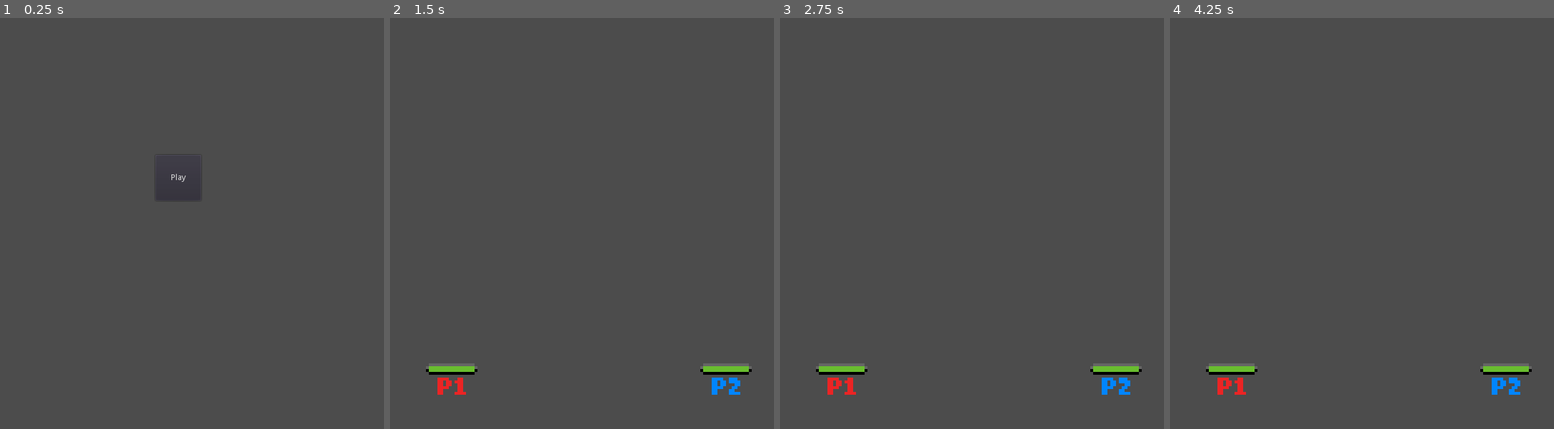
Above: before the commit, frames 1-4 (left to right).
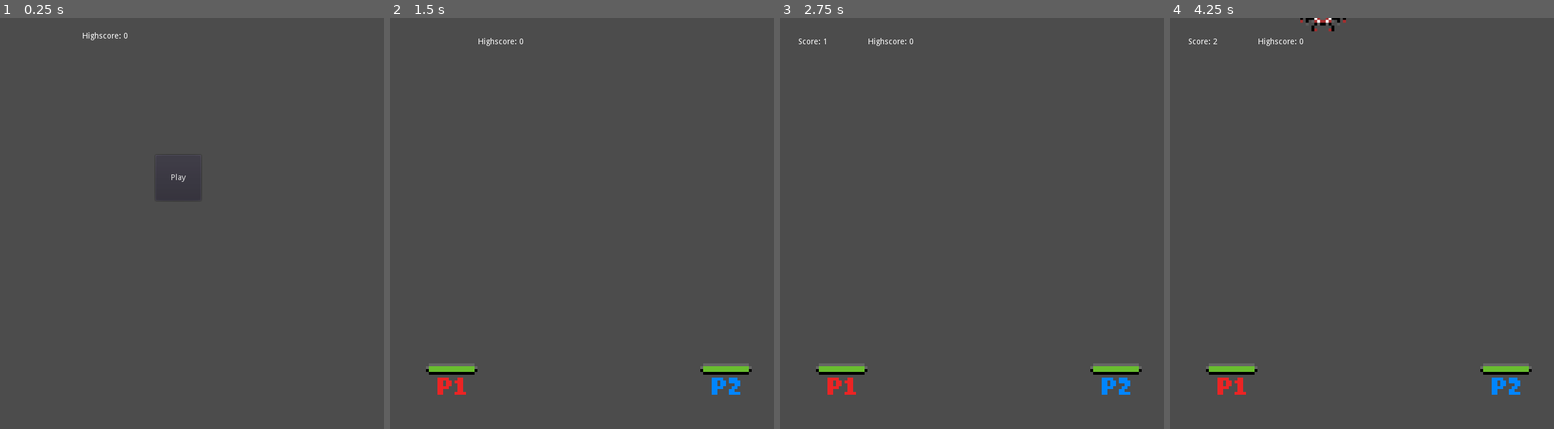
Above: after the commit, the same moments.

Repository: OscarThoft/arkadeofficial
Game: Godot game, scene res://scenes/HomeScreen.tscn
Two runs of this game, one before a commit and one after it. Both use one fixed random seed, a clock stepped at 60 frames per second and the inputs below.
Inputs:
- Up to frame 1 (0.25 s): no input
- Up to frame 2 (1.5 s): click "Play" at 0.5 s; click "START" at 1.25 s
- Up to frame 3 (2.75 s): tap Enter at 2 s
- Up to frame 4 (4.25 s): tap Space at 2.75 s

The runs differ from the first frame. In frame 1, less than 0.1% of the frame differs, in the area x 21-34%, y 3-6%; in frame 2, less than 0.1%; in frame 3, 0.1%; in frame 4, 0.3%, in the area x 4-46%, y 0-7%.
Error before the commit: Parse Error: The identifier "stats" isn't declared in the current scope. (res://scripts/Level.gd:26)

Commit message:
u8ifuj
hy8ti7

Diff:
--- a/Godot_mysql_secure/Singletons/colorState.gd
+++ b/Godot_mysql_secure/Singletons/colorState.gd
@@ -2,6 +2,13 @@
 
 var color1
 var color2
+
+var highscore = 0
+
+func highscoreUpdate(score):
+	if score > highscore:
+		highscore = score
+
 
 func color1Change(color):
 	color1 = color
--- a/Godot_mysql_secure/Singletons/stats.gd
+++ b/Godot_mysql_secure/Singletons/stats.gd
@@ -1,7 +1 @@
 extends Node
-
-var highscore
-
-func highscoreUpdate(score):
-	if score > highscore:
-		highscore = score
--- a/Godot_mysql_secure/scenes/HomeScreen.tscn
+++ b/Godot_mysql_secure/scenes/HomeScreen.tscn
@@ -1,6 +1,7 @@
-[gd_scene load_steps=2 format=2]
+[gd_scene load_steps=3 format=2]
 
 [ext_resource path="res://scripts/HomeScreen.gd" type="Script" id=1]
+[ext_resource path="res://scenes/UI.tscn" type="PackedScene" id=2]
 
 [node name="HomeScreen" type="CanvasLayer"]
 script = ExtResource( 1 )
@@ -12,4 +13,6 @@
 margin_bottom = 320.0
 text = "Play"
 
+[node name="UI" parent="." instance=ExtResource( 2 )]
+
 [connection signal="pressed" from="Play" to="." method="_on_Play_pressed"]
--- a/Godot_mysql_secure/scenes/UI.tscn
+++ b/Godot_mysql_secure/scenes/UI.tscn
@@ -5,8 +5,18 @@
 [node name="UI" type="Control"]
 anchor_right = 1.0
 anchor_bottom = 1.0
+margin_bottom = -640.0
 script = ExtResource( 1 )
 
-[node name="Label" type="Label" parent="."]
+[node name="Score" type="Label" parent="."]
 margin_right = 112.0
 margin_bottom = 64.0
+align = 1
+valign = 1
+
+[node name="Highscore" type="Label" parent="."]
+margin_left = 128.0
+margin_right = 256.0
+margin_bottom = 64.0
+align = 1
+valign = 1
--- a/Godot_mysql_secure/scripts/Level.gd
+++ b/Godot_mysql_secure/scripts/Level.gd
@@ -17,13 +17,14 @@
 	$SpawnPosition.position.x = rngSpawn.randf_range(0.0,700.0)
 	$EnemyTimer.wait_time = rng.randf_range(2.0, 3.0)
 	$EnemyTimer.start()
+	ui.scoreVisible(true)
 
 func _process(delta):
 	$Player1.shipColor(colorState.color1)
 	$Player2.shipColor(colorState.color2)
 
 func saveScore():
-	stats.highscoreUpdate(score)
+	colorState.highscoreUpdate(score)
 
 func scoreUpdate(scorePlus):
 	score += scorePlus
--- a/Godot_mysql_secure/scripts/UI.gd
+++ b/Godot_mysql_secure/scripts/UI.gd
@@ -1,8 +1,13 @@
 extends Control
 
+func scoreVisible(i):
+	if i:
+		$Score.visible = true
+	else:
+		$Score.visible = true
 
 func setScore(score):
-	$Label.text = str(score)
+	$Score.text = "Score: " + str(score)
 
 func _ready():
-	pass
+	$Highscore.text = "Highscore: " + str(colorState.highscore)
